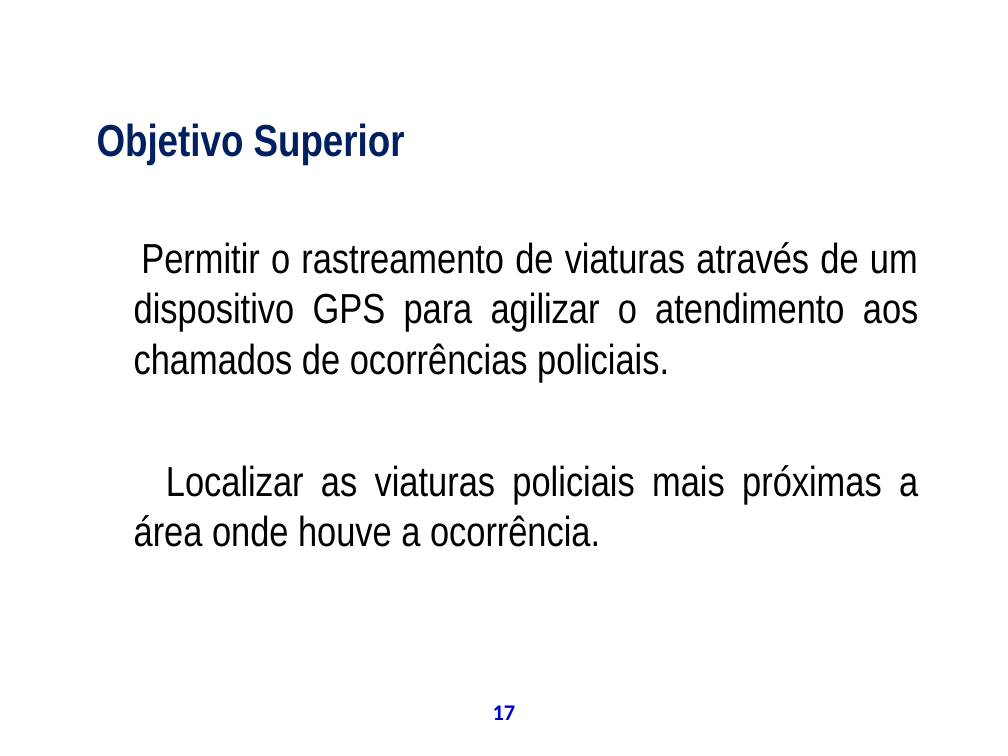
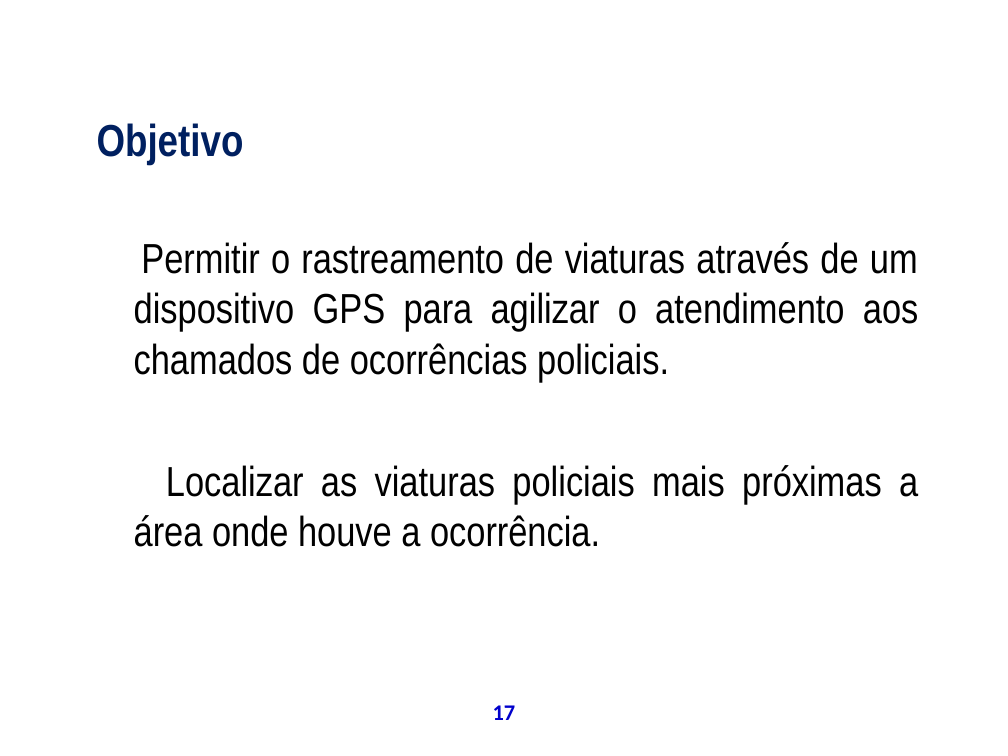
Before and after one commit to theoziran/sislodim, a slide deck: slide 17 of documentos/ProjetoPSA/Apresentação Final.ppt. Drawn at 1008x756 pixels with LibreOffice and Linux fonts; fonts in the diff are those of the drawing; background and template pictures are left out. Boxes give left, top, right and bottom in pixels: in the first picture for what was removed or moved away, otherwise in the second. Text is boxed around its words. In the diff, an @@ line names an element or a change of style, - is before the commit and + after.

```diff
--- a/documentos/ProjetoPSA/Apresentação Final.ppt
+++ b/documentos/ProjetoPSA/Apresentação Final.ppt
@@ text at [97,123,244,165]: text changed @@
-Objetivo Superior
+Objetivo
```
Also in this commit, not shown: 20 other slides changed, 12 slides added, 2 slides removed.
